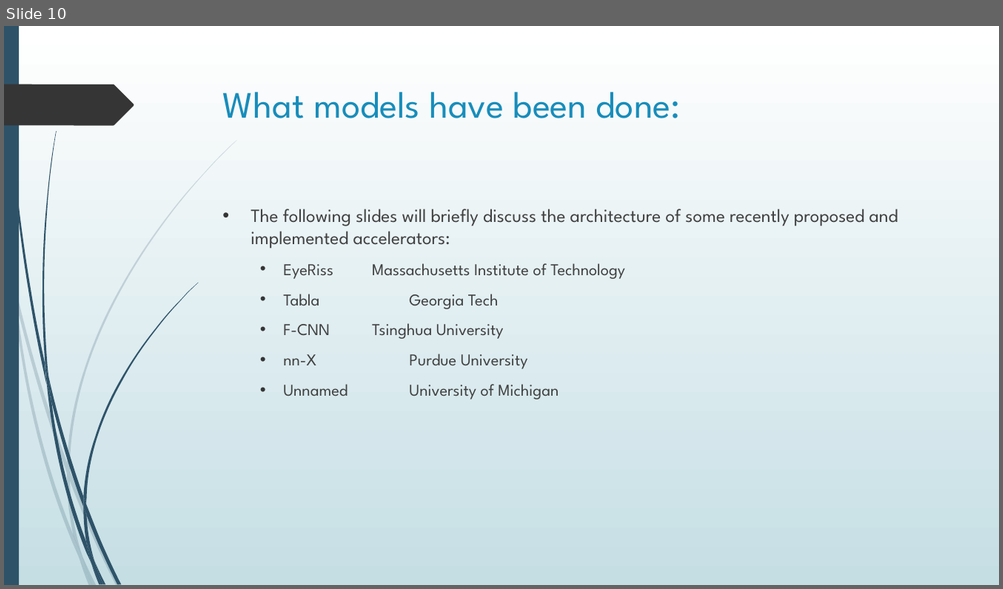
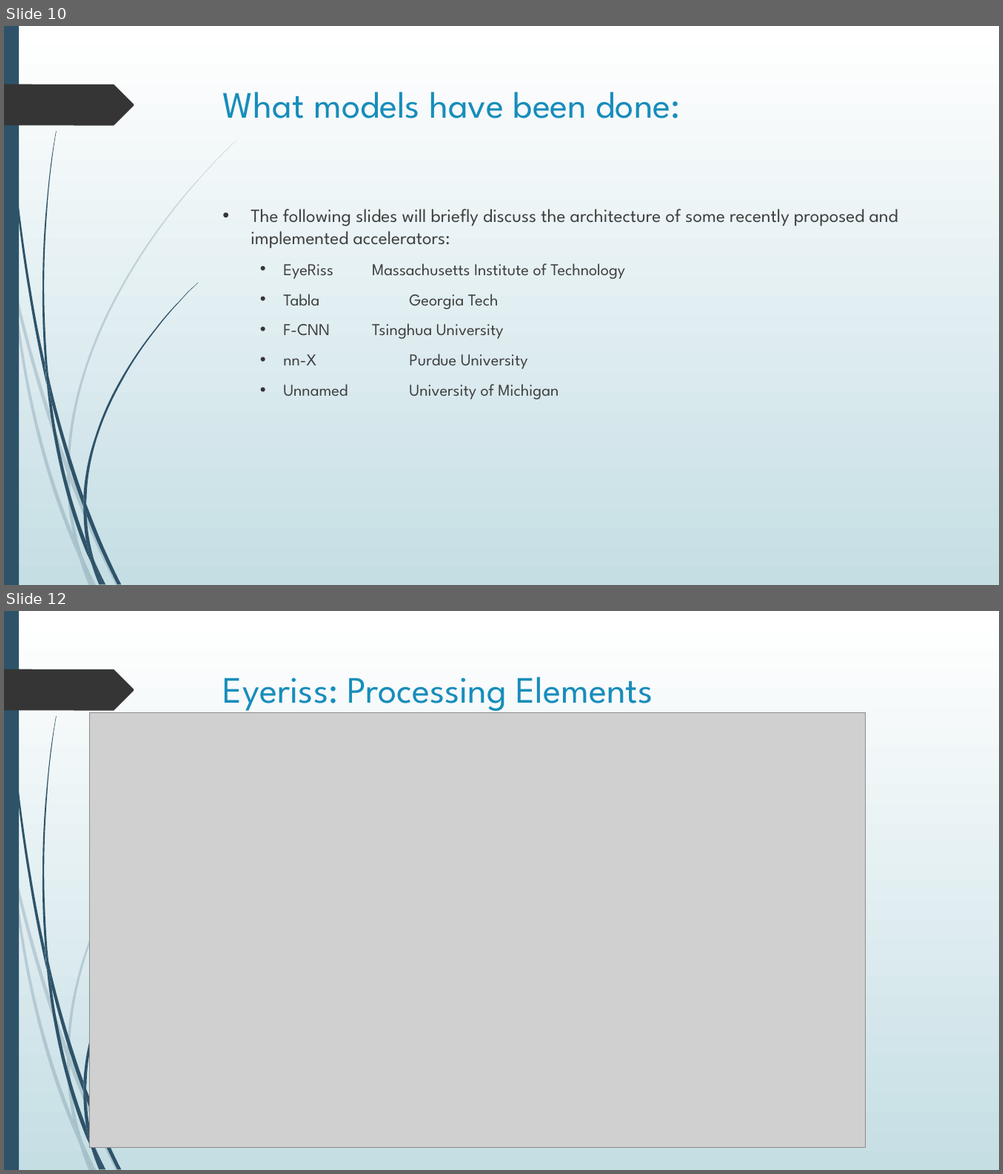
Before and after one commit to erikgroving/NeuralNetworkHardwareAccelerator, a slide deck: WeeklyPresentations/update1_02_11.pptx. Shown one above the other, each under a label of ours: slide 10 before the commit, slides 10 and 12 after it; the slides between them are not shown. The pictures are 1003x589 and 1003x1174 pixels, drawn with LibreOffice and Linux fonts; fonts in the diff are those of the drawing; grey boxes stand for pictures. Boxes give left, top, right and bottom in pixels: in the first picture for what was removed or moved away, otherwise in the second. Text is boxed around its words. In the diff, an @@ line names an element or a change of style, - is before the commit and + after.

```diff
--- a/WeeklyPresentations/update1_02_11.pptx
+++ b/WeeklyPresentations/update1_02_11.pptx
@@ slide 12 added at (4, 611, 999, 1170), background gradient #FFFFFF to #C5DEE5; not listed: 24 template elements that a slide beside it also shows @@
@@ title added at (223, 677, 653, 714), 36 pt, text #178DBB @@
+Eyeriss: Processing Elements
@@ picture added at (90, 712, 866, 1147) @@
```
Also in this commit, not shown: 3 slides changed, 9 other slides added.
